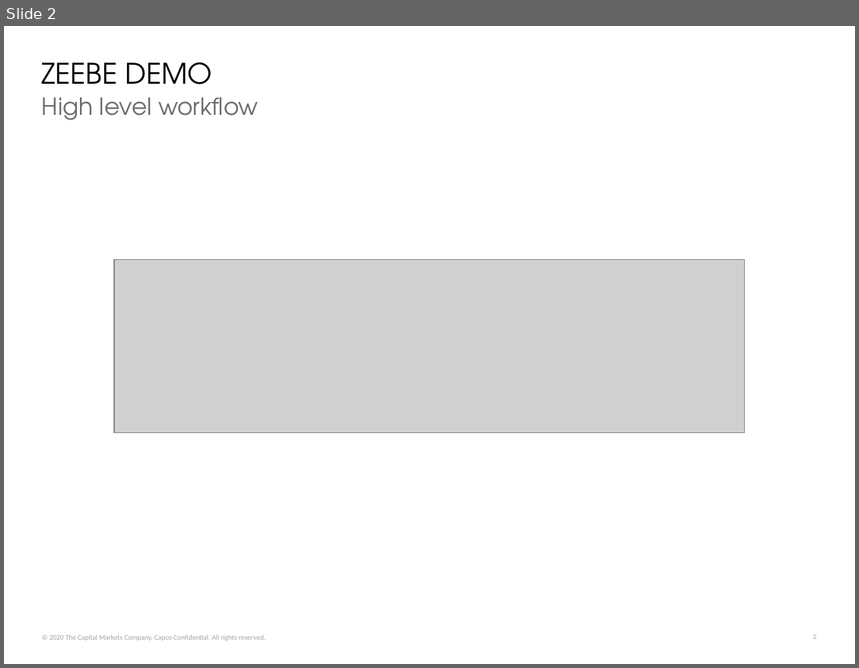
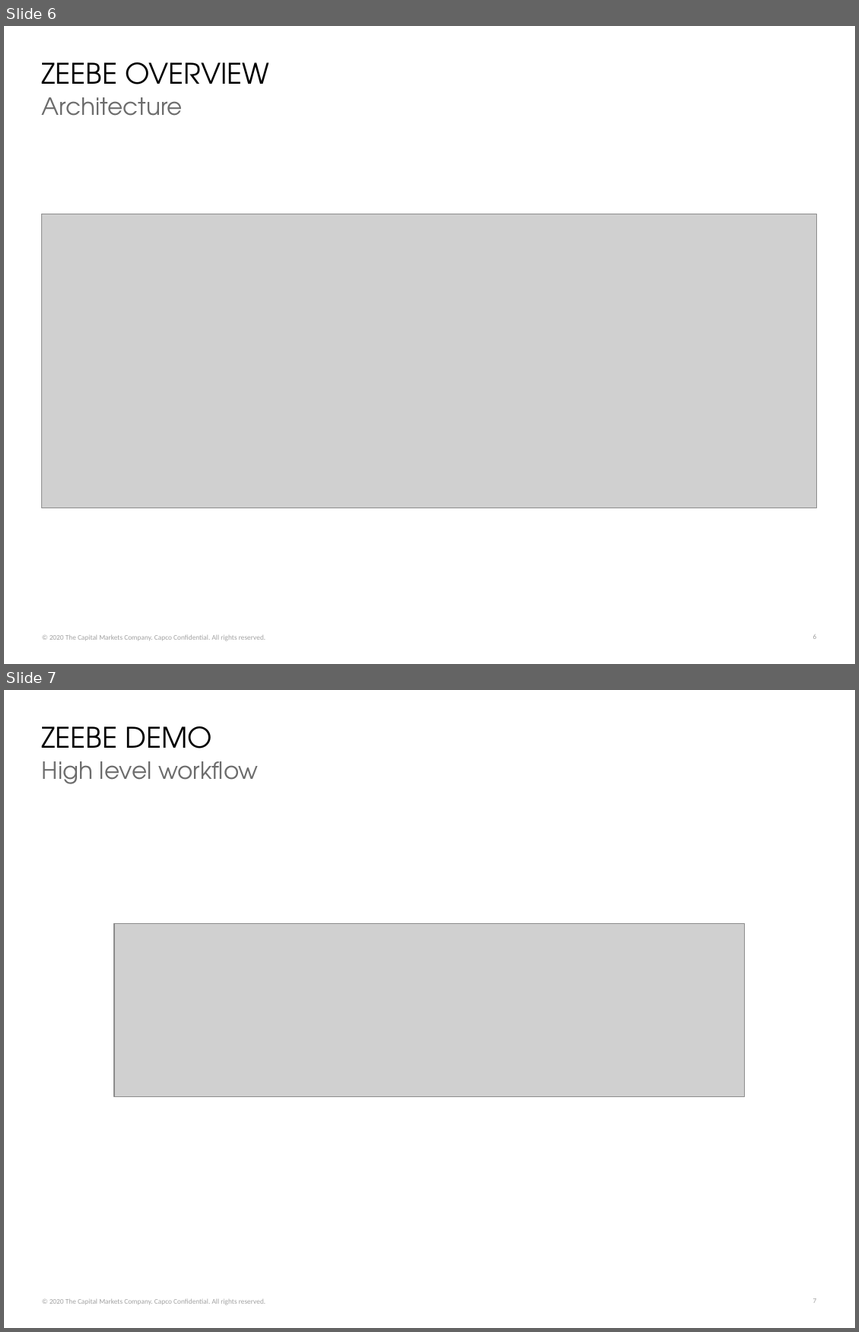
Before and after one commit to ccso-capco/zeebe-demo, a slide deck: docs/zeebe-demo.pptx. Shown one above the other, each under a label of ours: slide 2 before the commit, slides 6 and 7 after it. The pictures are 859x668 and 859x1332 pixels, drawn with LibreOffice and Linux fonts; fonts in the diff are those of the drawing; grey boxes stand for pictures. Boxes give left, top, right and bottom in pixels: in the first picture for what was removed or moved away, otherwise in the second. Text is boxed around its words. In the diff, an @@ line names an element or a change of style, - is before the commit and + after.

```diff
--- a/docs/zeebe-demo.pptx
+++ b/docs/zeebe-demo.pptx
@@ slide 6 added at <box>4,26,855,664</box>, background #FFFFFF; not listed: 2 template elements that a slide beside it also shows @@
@@ title added at <box>42,62,270,85</box>, 24 pt, text #000000 @@
+ZEEBE OVERVIEW
@@ text added at <box>42,97,183,116</box>, 20 pt, text #6C6C6C @@
+Architecture
@@ picture added at <box>42,214,817,509</box> @@
@@ what was slide 2 is now slide 7 @@
```
Also in this commit, not shown: 2 slides changed, 6 other slides added, 1 slide removed, 31 other files.
